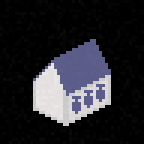
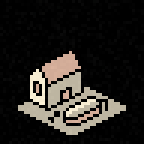
The second 144px x 144px image is a revision of the first. Changes to its layers:
removed layer "Roof" over [33,39,111,96]
removed layer "Fish" over [72,84,105,114]
removed layer "Edges" over [33,72,111,126]
removed layer "Walls dark" over [69,78,108,120]
added layer "Lines" above "Roof #1" over [27,48,108,126]
added layer "Roof #1" above "Walls copy" over [36,51,99,123]
added layer "Walls copy" above "Walls" over [48,72,81,108]
painted on "Walls" over [30,60,108,123]
added group "Directions" with 8 layers above "Yard" over [18,84,126,135]
added layer "None" in group "Directions" over [18,84,126,135]
added layer "Yard" above "Grass" over [18,81,126,135]
